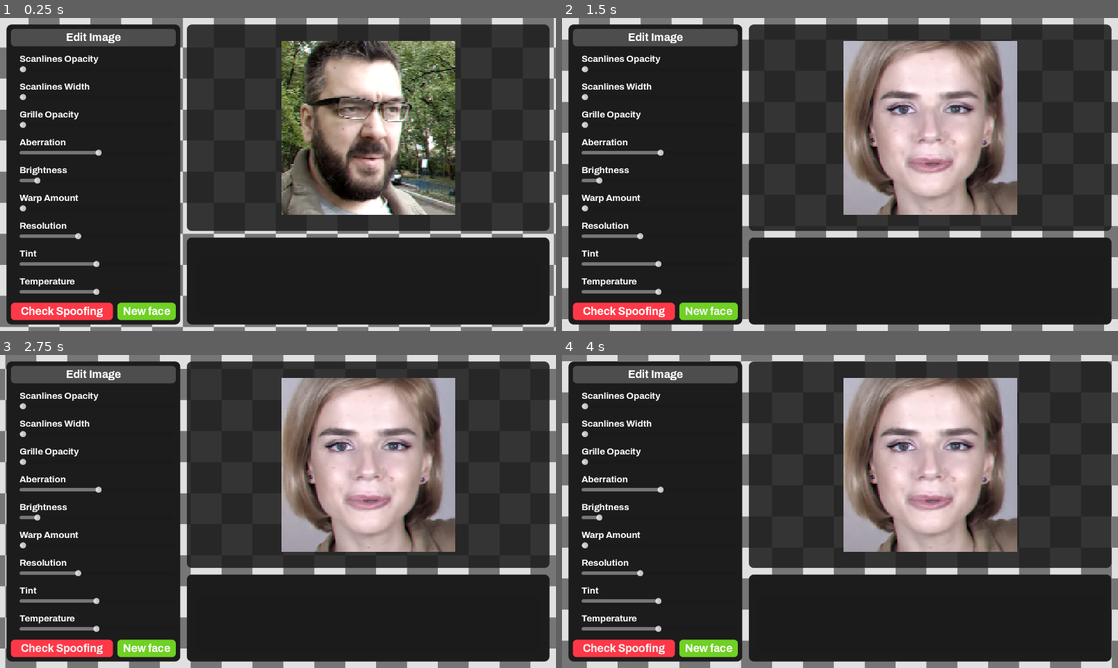
Above: before the commit, frames 1-4 (two rows, left to right).
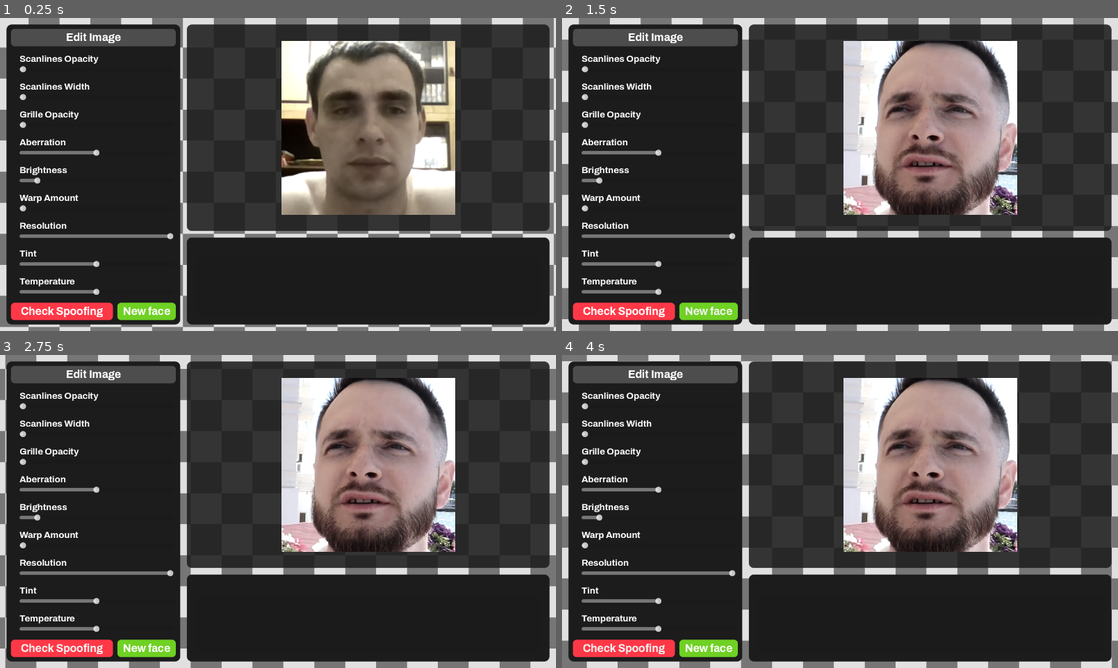
Above: after the commit, the same moments.

Repository: unaiLarra/SI_Proyecto_Final
Game: Godot game, scene res://Scenes/main.tscn
The game is run twice, just before and just after one commit, with the same random seed, the same clock (stepped at 60 frames per second) and the same inputs.
Inputs:
- Up to frame 1 (0.25 s): no input
- Up to frame 2 (1.5 s): click "New face" at 0.5 s; click "New face" at 1.25 s
- Up to frame 3 (2.75 s): click "Check Spoofing" at 2 s
- Up to frame 4 (4 s): click "Check Spoofing" at 2.75 s; click "Check Spoofing" at 3.5 s

The runs differ from the first frame. In frame 1, 16% of the frame differs, in the area x 13-82%, y 7-71%; in frame 2, 16%; in frame 3, 16%; in frame 4, 16%.

Commit message:
jij

Diff:
--- a/anti-spoof-demo/Scenes/main.tscn
+++ b/anti-spoof-demo/Scenes/main.tscn
@@ -403,7 +403,6 @@
 min_value = -1.0
 max_value = 1.0
 step = 0.01
-value = 0.03
 
 [node name="MarginContainer12" type="MarginContainer" parent="MarginContainer/HBoxContainer/MarginContainer/Panel/MarginContainer/VBoxContainer/VScrollBar/VBoxContainer"]
 layout_mode = 2
@@ -506,7 +505,7 @@
 unique_name_in_owner = true
 layout_mode = 2
 max_value = 400.0
-value = 150.0
+value = 400.0
 
 [node name="MarginContainer17" type="MarginContainer" parent="MarginContainer/HBoxContainer/MarginContainer/Panel/MarginContainer/VBoxContainer/VScrollBar/VBoxContainer"]
 layout_mode = 2
Binary file added: anti-spoof-demo/Assets/SampleImages/WIN_20250507_17_36_04_Pro.png
Not shown, added: anti-spoof-demo/Assets/SampleImages/WIN_20250507_17_36_04_Pro.png.import
